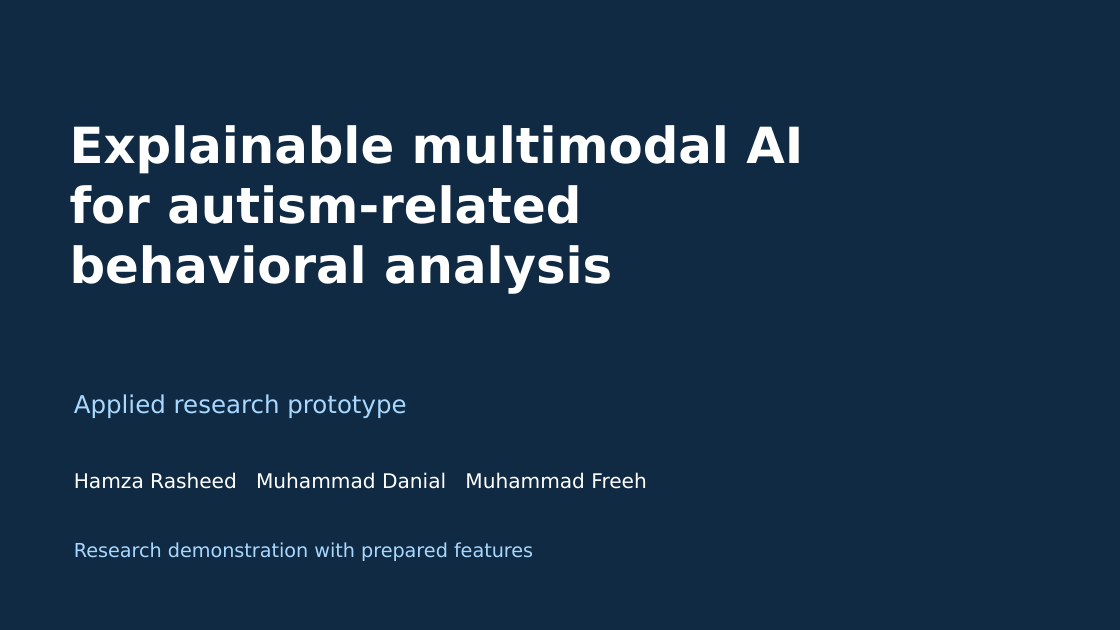
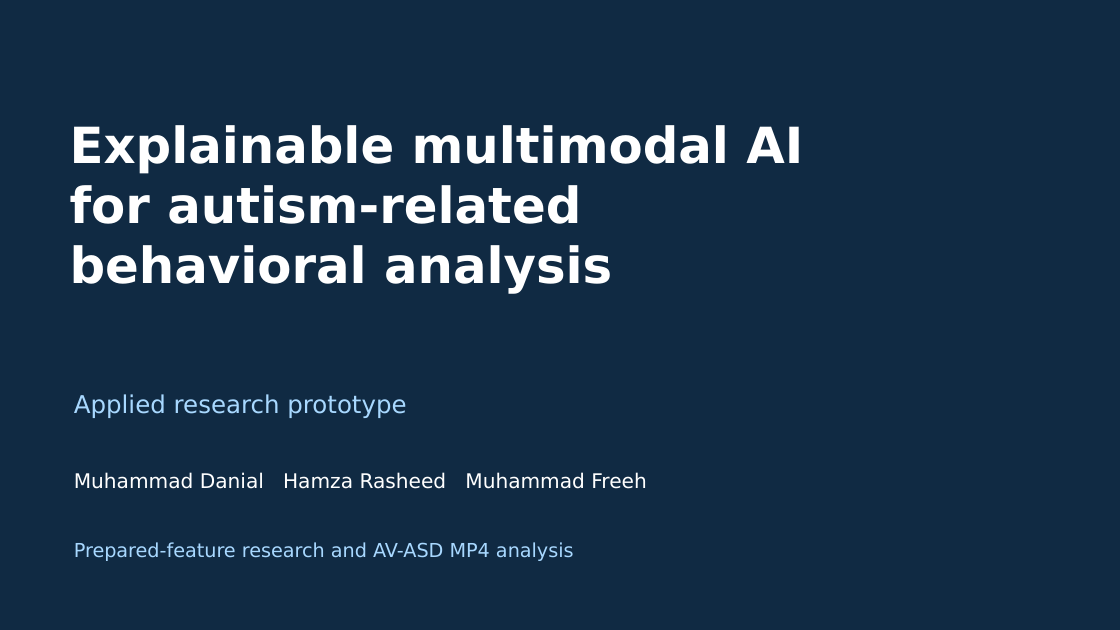
Before and after one commit to dani-awan/Explainable-Multimodal-Autism-Behavior-Analysis, a slide deck: slide 1 of presentations/FINAL_RESEARCH_PRESENTATION.pptx. Drawn at 1120x630 pixels with LibreOffice and Linux fonts; fonts in the diff are those of the drawing. Boxes give left, top, right and bottom in pixels: in the first picture for what was removed or moved away, otherwise in the second. Text is boxed around its words. In the diff, an @@ line names an element or a change of style, - is before the commit and + after.

Commit message:
Add validated AV-ASD video upload and update final research documents

```diff
--- a/presentations/FINAL_RESEARCH_PRESENTATION.pptx
+++ b/presentations/FINAL_RESEARCH_PRESENTATION.pptx
@@ text at [74, 472, 646, 489]: text changed @@
-Hamza Rasheed Muhammad Danial Muhammad Freeh
+Muhammad Danial Hamza Rasheed Muhammad Freeh
@@ text at [74, 542, 574, 561]: text changed @@
-Research demonstration with prepared features
+Prepared-feature research and AV-ASD MP4 analysis
```
Also in this commit, not shown: 2 other slides changed, 2 slides added, 17 other files.
